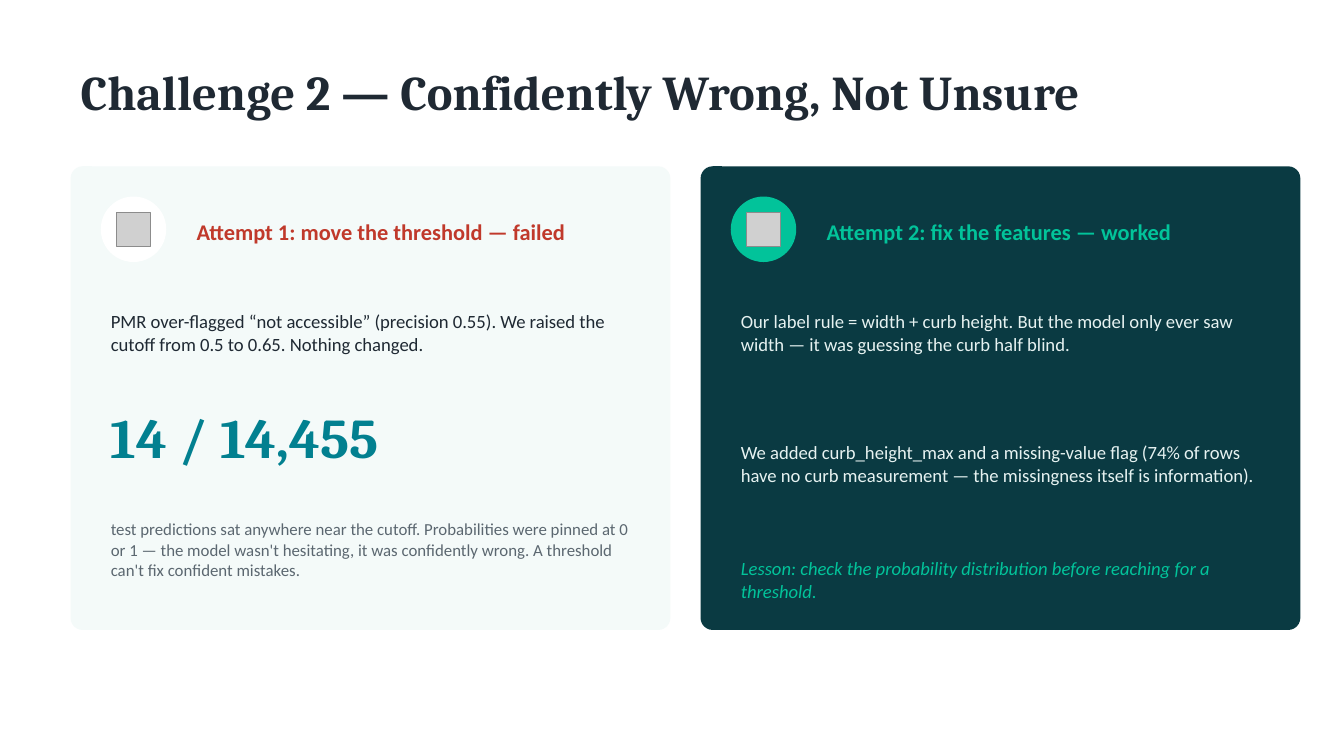
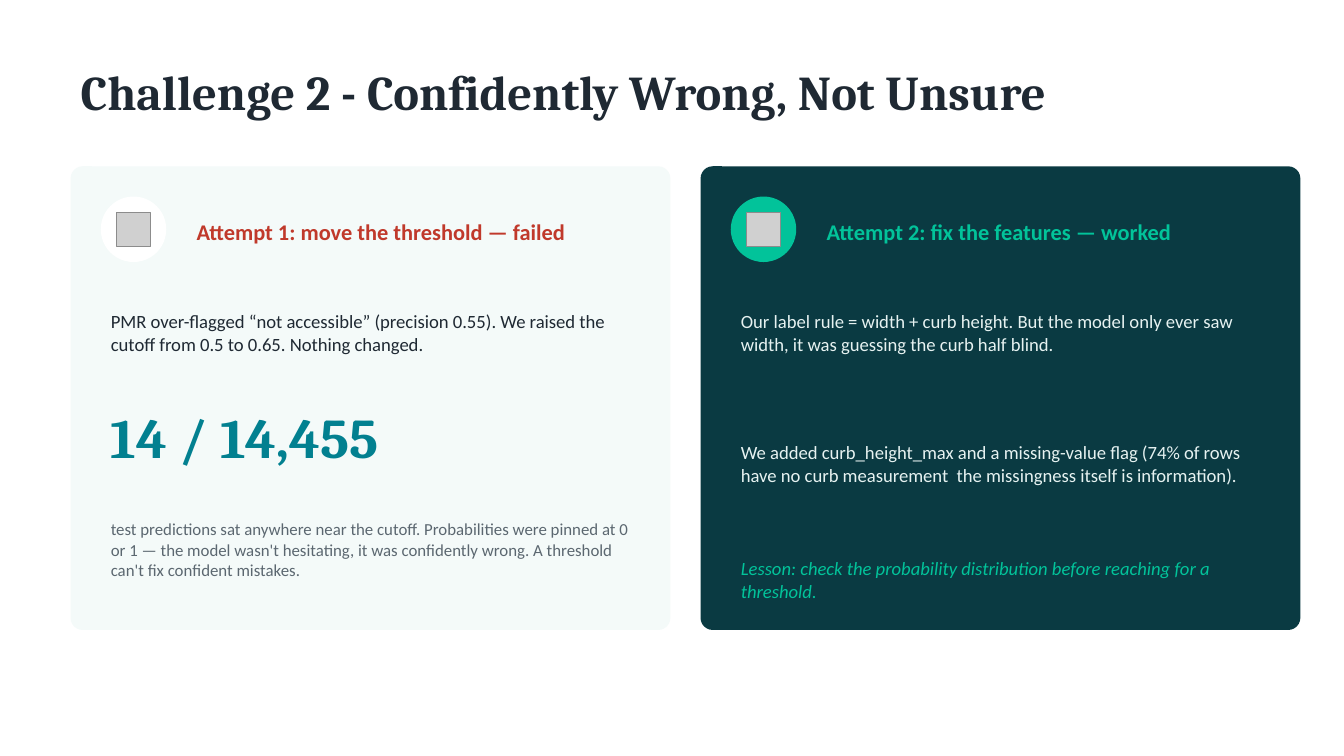
Before and after one commit to zhang-systems/ai4all-accessmap, a slide deck: slide 8 of reports/AccessMap_Final_Presentation.pptx. Drawn at 1344x756 pixels with LibreOffice and Linux fonts; fonts in the diff are those of the drawing; grey boxes stand for pictures; background and template pictures are left out. Boxes give left, top, right and bottom in pixels: in the first picture for what was removed or moved away, otherwise in the second. Text is boxed around its words. In the diff, an @@ line names an element or a change of style, - is before the commit and + after.

```diff
--- a/reports/AccessMap_Final_Presentation.pptx
+++ b/reports/AccessMap_Final_Presentation.pptx
@@ text at (81, 75, 1045, 120): text changed @@
-Challenge 2 — Confidently Wrong, Not Unsure
+Challenge 2 - Confidently Wrong, Not Unsure
@@ text at (741, 315, 1232, 354): text changed @@
-Our label rule = width + curb height. But the model only ever saw width — it was guessing the curb half blind.
+Our label rule = width + curb height. But the model only ever saw width, it was guessing the curb half blind.
@@ text at (741, 445, 1240, 485): text changed @@
-We added curb_height_max and a missing-value flag (74% of rows have no curb measurement — the missingness itself is information).
+We added curb_height_max and a missing-value flag (74% of rows have no curb measurement the missingness itself is information).
```
Also in this commit, not shown: 12 other slides changed, 1 other file.
